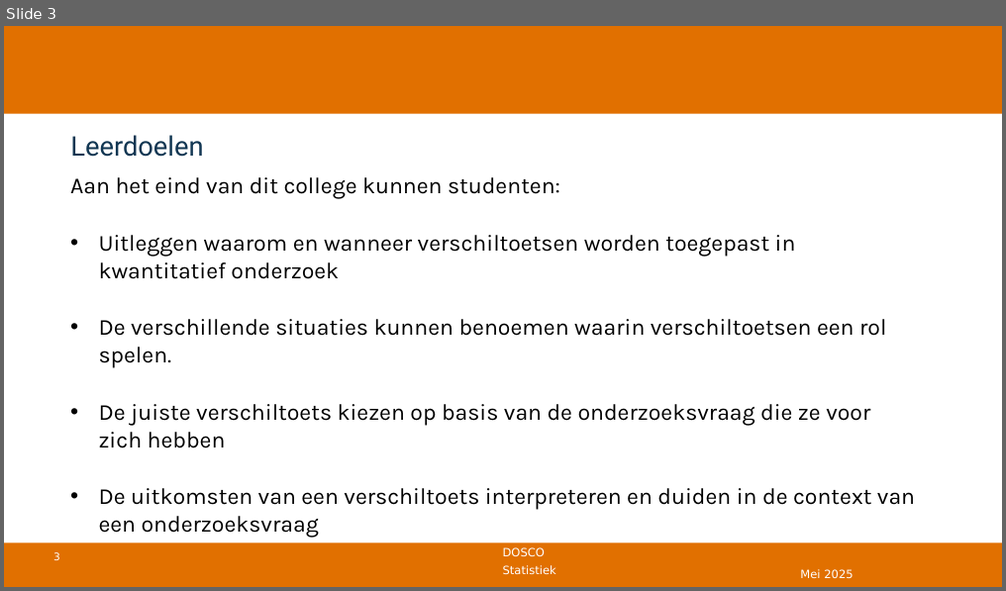
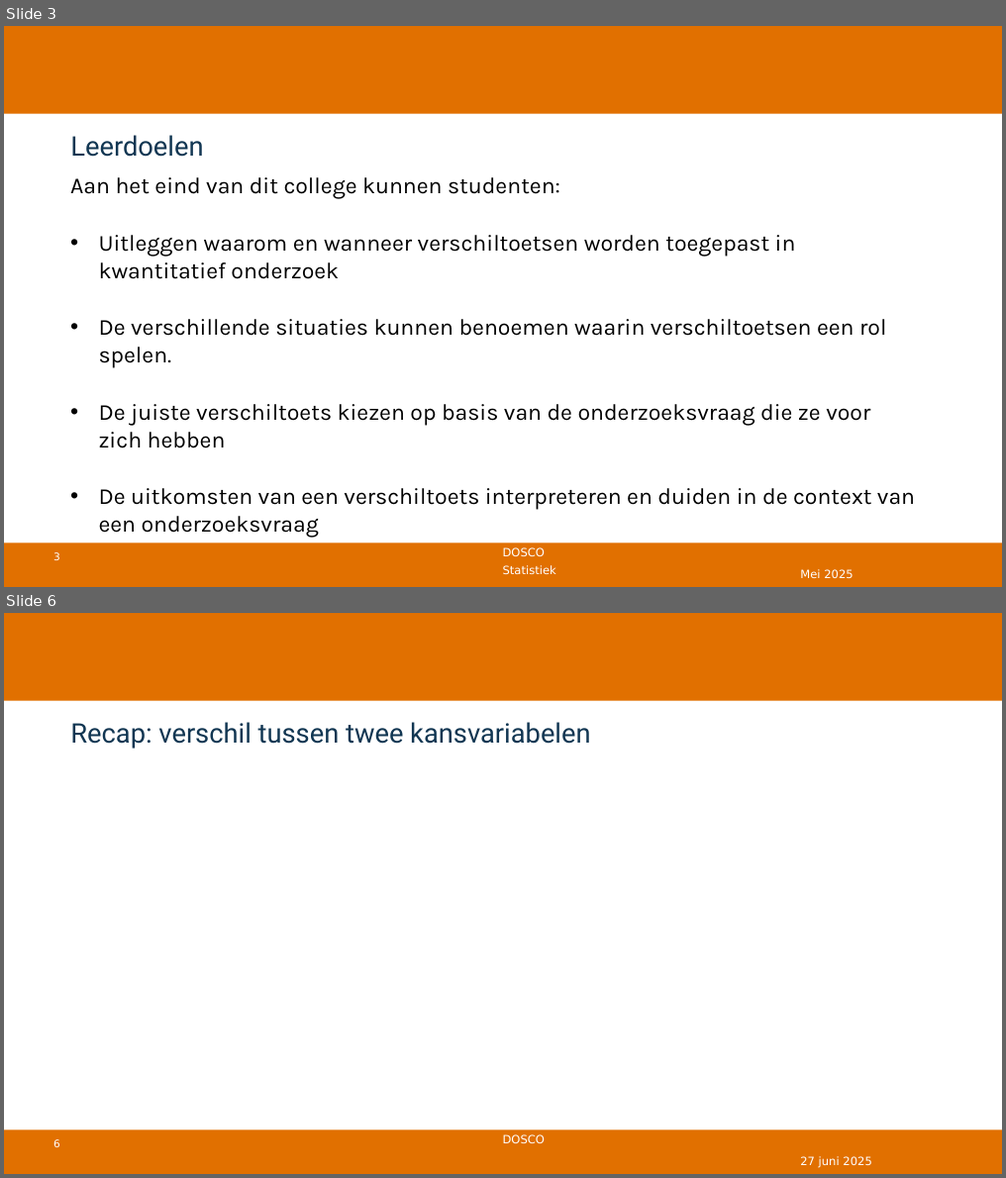
Before and after one commit to DBlom96/Statistiek, a slide deck: Danny/Onderwijs/Statistiek/2024-2025/Slides/Nieuwe slides/Statistiek 2024-2025 -- college 11 -- verschiltoetsen.pptx. Shown one above the other, each under a label of ours: slide 3 before the commit, slides 3 and 6 after it; the slides between them are not shown. The pictures are 1006x591 and 1006x1178 pixels, drawn with LibreOffice and Linux fonts; fonts in the diff are those of the drawing; grey boxes stand for pictures; background and template pictures are left out. Boxes give left, top, right and bottom in pixels: in the first picture for what was removed or moved away, otherwise in the second. Text is boxed around its words. In the diff, an @@ line names an element or a change of style, - is before the commit and + after.

```diff
--- a/Danny/Onderwijs/Statistiek/2024-2025/Slides/Nieuwe slides/Statistiek 2024-2025 -- college 11 -- verschiltoetsen.pptx
+++ b/Danny/Onderwijs/Statistiek/2024-2025/Slides/Nieuwe slides/Statistiek 2024-2025 -- college 11 -- verschiltoetsen.pptx
@@ slide 6 added at [4,613,1002,1174], background #FFFFFF; not listed: 4 template elements that a slide beside it also shows @@
@@ title added at [70,722,590,749], 26 pt, text #113652 @@
+Recap: verschil tussen twee kansvariabelen
@@ text added at [800,1157,871,1168], 11 pt, text #FFFFFF @@
+27 juni 2025
```
Also in this commit, not shown: 6 slides changed, 14 other slides added, 1 slide removed, 5 other files.
